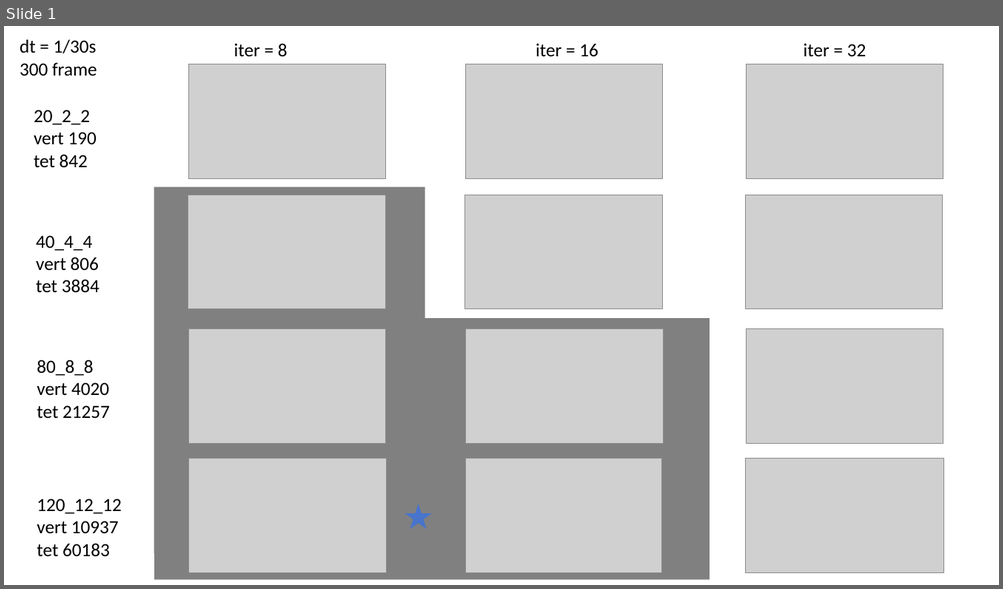
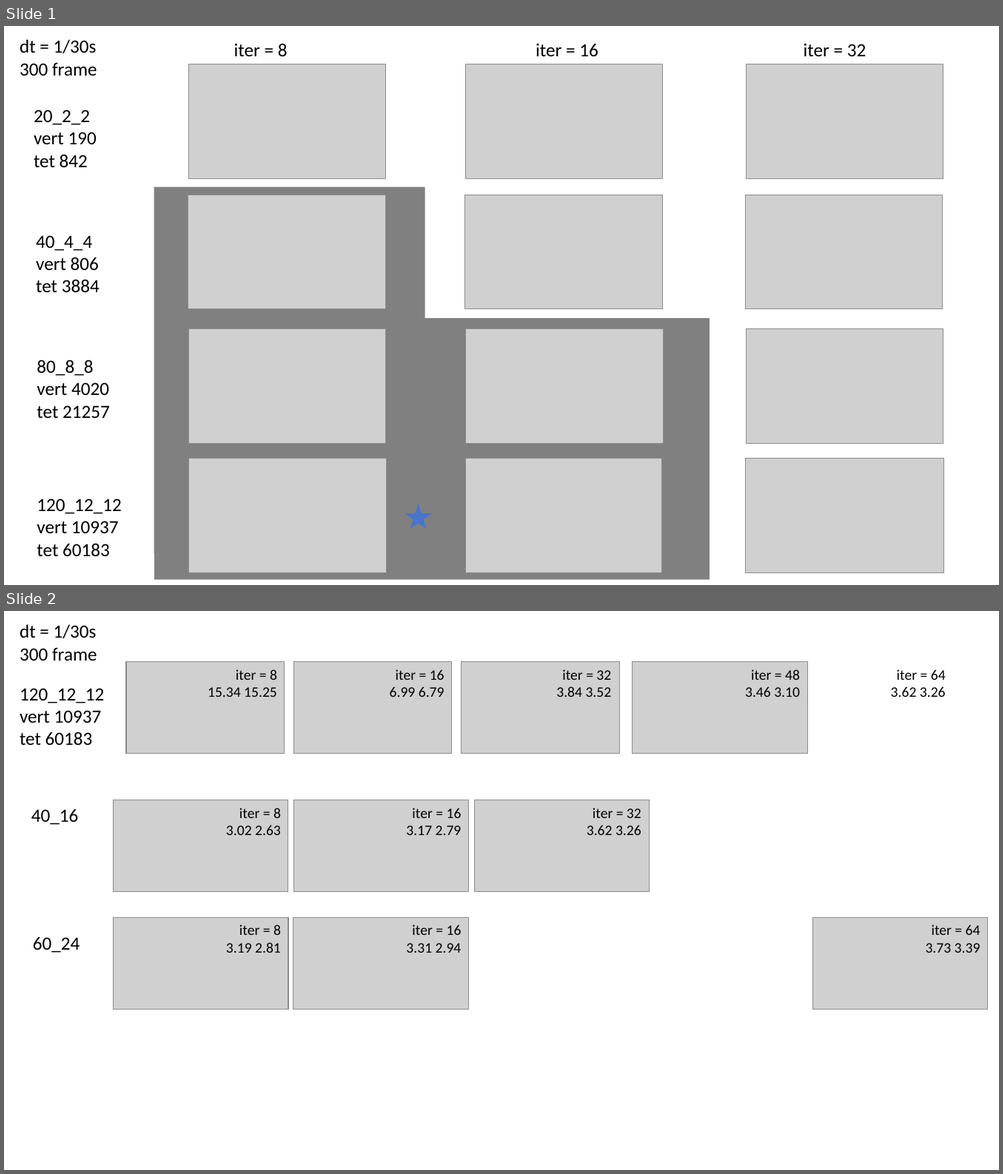
Before and after one commit to buuugyellow/MultiGridSoftBody, a slide deck: analysis/energy.pptx. Shown one above the other, each under a label of ours: slide 1 before the commit, slides 1 and 2 after it. The pictures are 1003x589 and 1003x1174 pixels, drawn with LibreOffice and Linux fonts; fonts in the diff are those of the drawing; grey boxes stand for pictures; background and template pictures are left out. Boxes give left, top, right and bottom in pixels: in the first picture for what was removed or moved away, otherwise in the second. Text is boxed around its words. In the diff, an @@ line names an element or a change of style, - is before the commit and + after.

```diff
--- a/analysis/energy.pptx
+++ b/analysis/energy.pptx
@@ slide 2 added at (4, 611, 999, 1170), background #FFFFFF @@
@@ text added at (20, 624, 97, 661), 18 pt, text #000000 @@
+dt = 1/30s
+300 frame
@@ picture added at (126, 662, 284, 754) @@
@@ text added at (208, 669, 277, 697), 14 pt, text #000000 @@
+iter = 8
+15.34 15.25
@@ picture added at (293, 662, 451, 754) @@
@@ text added at (390, 669, 444, 697), 14 pt, text #000000 @@
+iter = 16
+6.99 6.79
@@ picture added at (461, 662, 620, 754) @@
@@ text added at (556, 669, 612, 697), 14 pt, text #000000 @@
+iter = 32
+3.84 3.52
@@ picture added at (632, 662, 807, 754) @@
@@ text added at (745, 669, 800, 697), 14 pt, text #000000 @@
+iter = 48
+3.46 3.10
@@ text added at (891, 669, 945, 697), 14 pt, text #000000 @@
+iter = 64
+3.62 3.26
@@ text added at (20, 688, 104, 746), 18 pt, text #000000 @@
+120_12_12
+vert 10937
+tet 60183
@@ text added at (31, 809, 79, 825), 18 pt, text #000000 @@
+40_16
@@ picture added at (113, 800, 288, 892) @@
@@ text added at (226, 808, 281, 835), 14 pt, text #000000 @@
+iter = 8
+3.02 2.63
@@ picture added at (293, 800, 468, 892) @@
@@ text added at (406, 808, 461, 835), 14 pt, text #000000 @@
+iter = 16
+3.17 2.79
@@ picture added at (474, 800, 649, 892) @@
@@ text added at (586, 808, 641, 835), 14 pt, text #000000 @@
+iter = 32
+3.62 3.26
@@ picture added at (114, 917, 288, 1009) @@
@@ picture added at (293, 917, 469, 1009) @@
@@ picture added at (813, 917, 987, 1009) @@
@@ text added at (33, 937, 80, 953), 18 pt, text #000000 @@
+60_24
@@ text added at (226, 925, 281, 953), 14 pt, text #000000 @@
+iter = 8
+3.19 2.81
@@ text added at (406, 925, 461, 953), 14 pt, text #000000 @@
+iter = 16
+3.31 2.94
@@ text added at (925, 925, 980, 953), 14 pt, text #000000 @@
+iter = 64
+3.73 3.39
```
Also in this commit, not shown: 1 other slide added, 10 other files.
